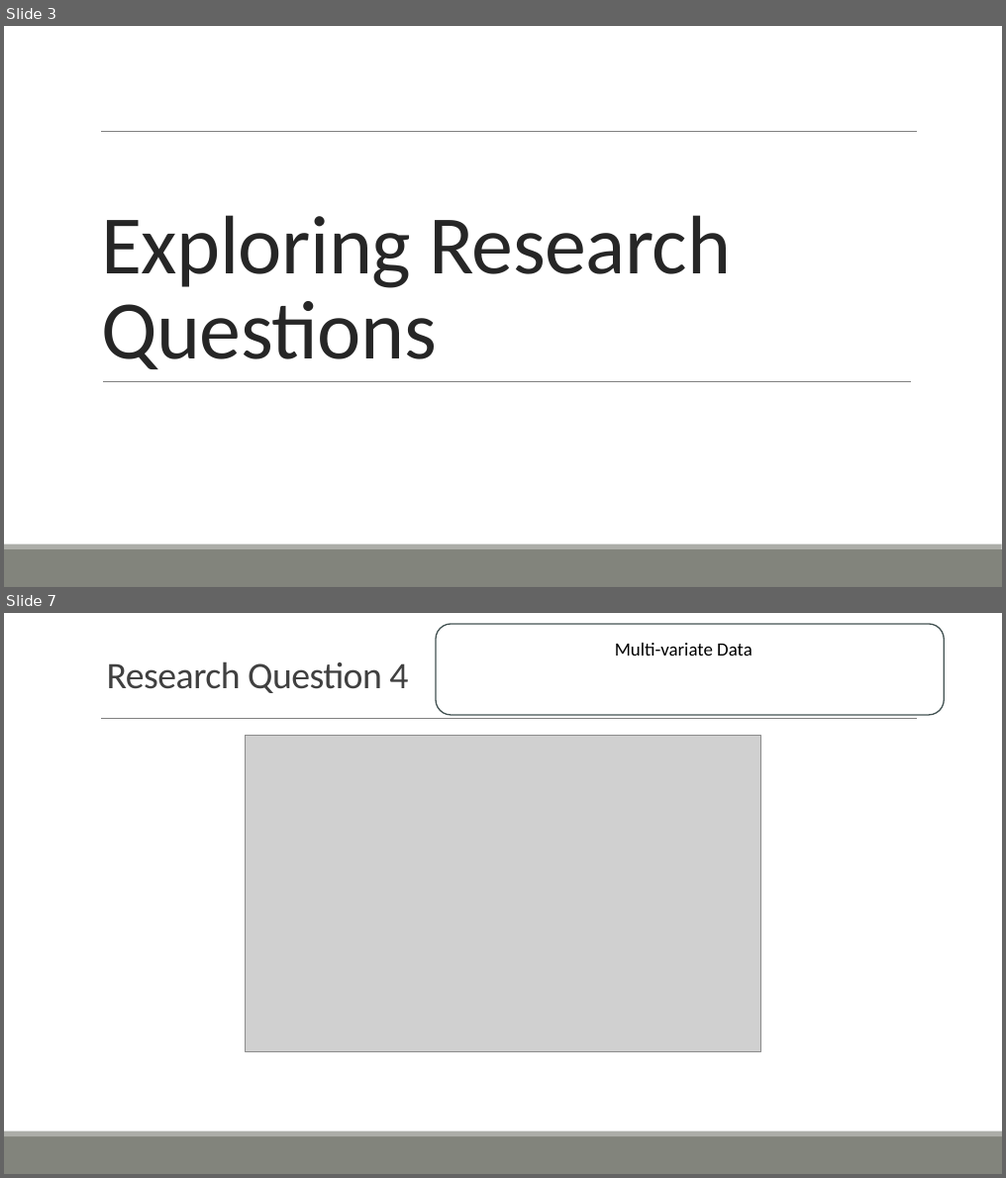
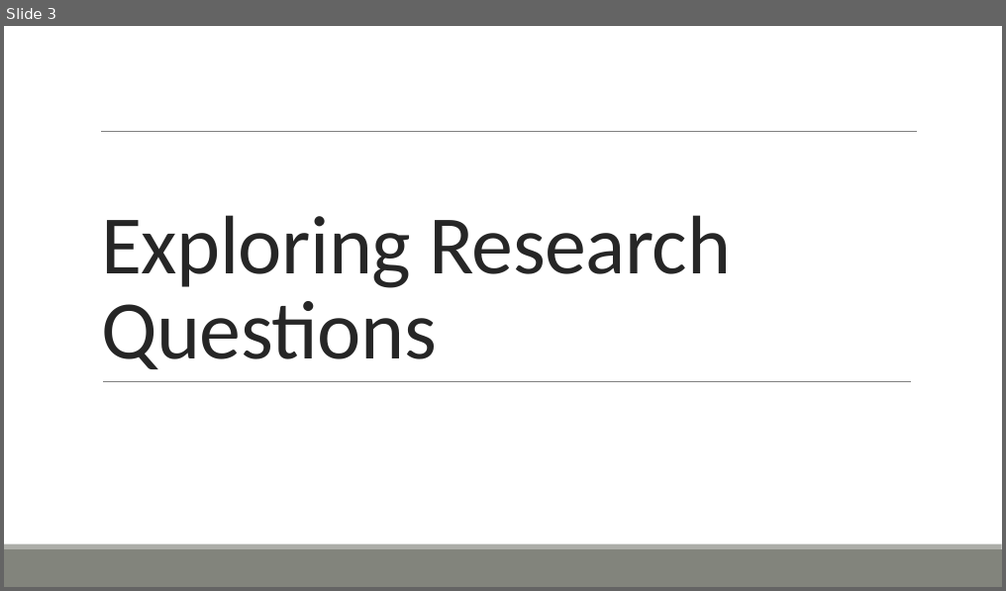
Before and after one commit to ofithcheallaigh/phd, a slide deck: Presentations/Supervisor Meetings/2024/20240301.pptx. Shown one above the other, each under a label of ours: slides 3 and 7 before the commit, slide 3 after it; the slides between them are not shown. The pictures are 1006x1178 and 1006x591 pixels, drawn with LibreOffice and Linux fonts; fonts in the diff are those of the drawing; grey boxes stand for pictures. Boxes give left, top, right and bottom in pixels: in the first picture for what was removed or moved away, otherwise in the second. Text is boxed around its words. In the diff, an @@ line names an element or a change of style, - is before the commit and + after.

Commit message:
Updating presentation with new format and questions

```diff
--- a/Presentations/Supervisor Meetings/2024/20240301.pptx
+++ b/Presentations/Supervisor Meetings/2024/20240301.pptx
@@ slide 7 removed at (4,613,1002,1174), background #FFFFFF; not listed: 3 template elements that a slide beside it also shows @@
@@ rounded rectangle removed at (436,624,944,716) @@
@@ text removed at (107,662,408,693) @@
-Research Question 4
@@ text removed at (615,643,752,656) @@
-Multi-variate Data
@@ picture removed at (245,736,761,1052) @@
```
Also in this commit, not shown: 4 slides changed, 5 slides added, 2 other slides removed.
